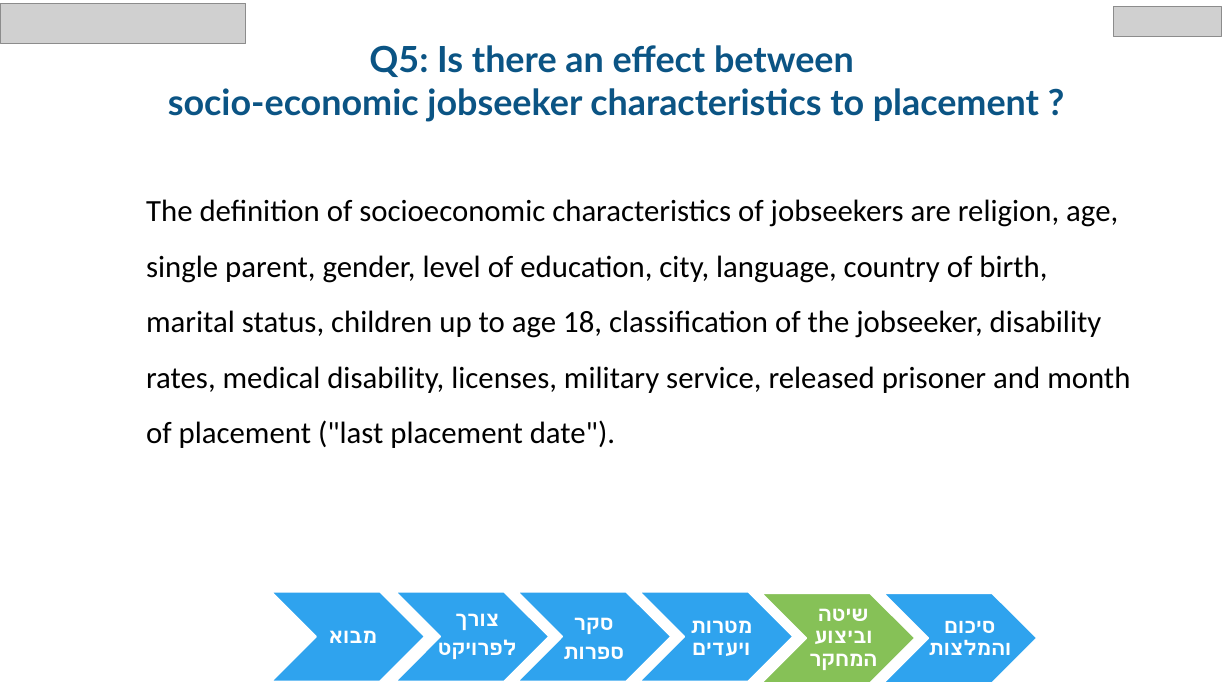
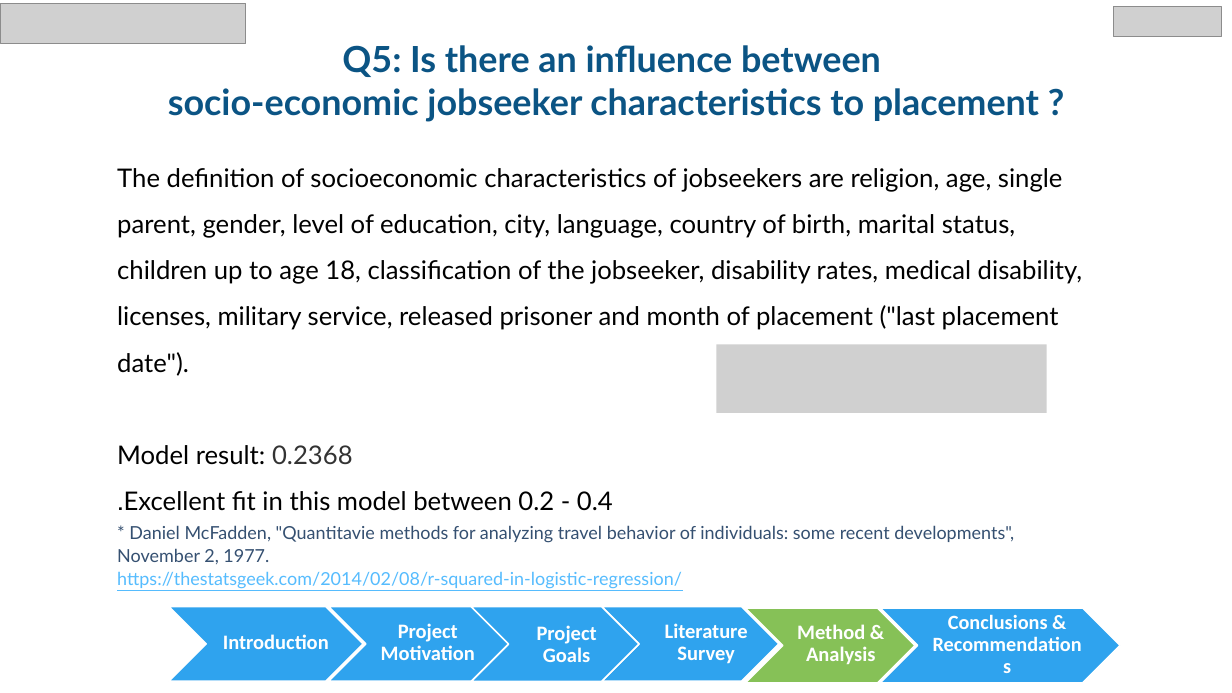
Before and after one commit to chen890/Final-Research-Project---IES, a slide deck: slide 25 of English Final Project.pptx. Drawn at 1232x693 pixels with LibreOffice and Linux fonts; fonts in the diff are those of the drawing; grey boxes stand for pictures; background and template pictures are left out. Boxes give left, top, right and bottom in pixels: in the first picture for what was removed or moved away, otherwise in the second. Text is boxed around its words. In the diff, an @@ line names an element or a change of style, - is before the commit and + after.

```diff
--- a/English Final Project.pptx
+++ b/English Final Project.pptx
@@ text at box(342, 45, 881, 77): text changed @@
-Q5: Is there an effect between
+Q5: Is there an influence between
@@ text "The definition of socioeconomic characteristics ...": place and size @@
-text "The definition of socioeconomic characteristics ..." at box(146, 199, 1130, 448)
+text "The definition of socioeconomic characteristics ..." at box(117, 168, 1083, 511)
@@ text at box(117, 168, 1083, 376): size 24 to 20 pt, font Calibri to Lato in "The definition of socioeconomic characteristics of jobseeker ..." @@
@@ picture added at box(716, 345, 1047, 413) @@
@@ text at box(117, 445, 613, 511): paragraphs added @@
+Model result: 0.2368
+Excellent fit in this model between 0.2 - 0.4.
@@ text added at box(117, 525, 1014, 589), 14 pt, text #355071 @@
+* Daniel McFadden, "Quantitavie methods for analyzing travel behavior of individuals: some recent developments", November 2, 1977.
+https://thestatsgeek.com/2014/02/08/r-squared-in-logistic-regression/
@@ chevron: place and size @@
-chevron at box(272, 592, 425, 681)
+chevron at box(169, 606, 363, 681)
@@ chevron: place and size @@
-chevron at box(396, 592, 549, 681)
+chevron at box(328, 606, 508, 681)
@@ text added at box(381, 623, 475, 660), 16 pt, text #FFFFFF, bold @@
+Project Motivation
@@ text removed at box(438, 613, 517, 659) @@
-צורך
-לפרויקט
@@ chevron: place and size @@
-chevron at box(518, 592, 671, 681)
+chevron at box(471, 607, 640, 682)
@@ text added at box(537, 625, 597, 662), 16 pt, text #FFFFFF, bold @@
+Project Goals
@@ text removed at box(563, 617, 624, 659) @@
-סקר
-ספרות
@@ chevron: place and size @@
-chevron at box(640, 592, 793, 681)
+chevron at box(602, 606, 779, 681)
@@ text added at box(665, 623, 748, 664), 16 pt, text #FFFFFF, bold @@
+Literature Survey
@@ text removed at box(690, 620, 752, 656) @@
-מטרות ויעדים
@@ chevron: place and size @@
-chevron at box(762, 593, 915, 683)
+chevron at box(746, 608, 916, 683)
@@ text added at box(797, 624, 875, 664), 16 pt, text #FFFFFF, bold @@
+Method & Analysis
@@ text removed at box(809, 608, 877, 670) @@
-שיטה וביצוע המחקר
@@ chevron: place and size @@
-chevron at box(884, 593, 1037, 683)
+chevron at box(881, 608, 1121, 683)
@@ text removed at box(928, 621, 1011, 655) @@
-סיכום והמלצות
@@ text added at box(948, 614, 1048, 629), 15.8 pt, text #FFFFFF, bold @@
+Conclusions & Recommendations
@@ text added at box(223, 634, 329, 649), 16 pt, text #FFFFFF, bold @@
+Introduction
@@ text removed at box(329, 630, 377, 643) @@
-מבוא
```
Also in this commit, not shown: 31 other slides changed, 1 slide added, 2 slides removed, 1 other file.
